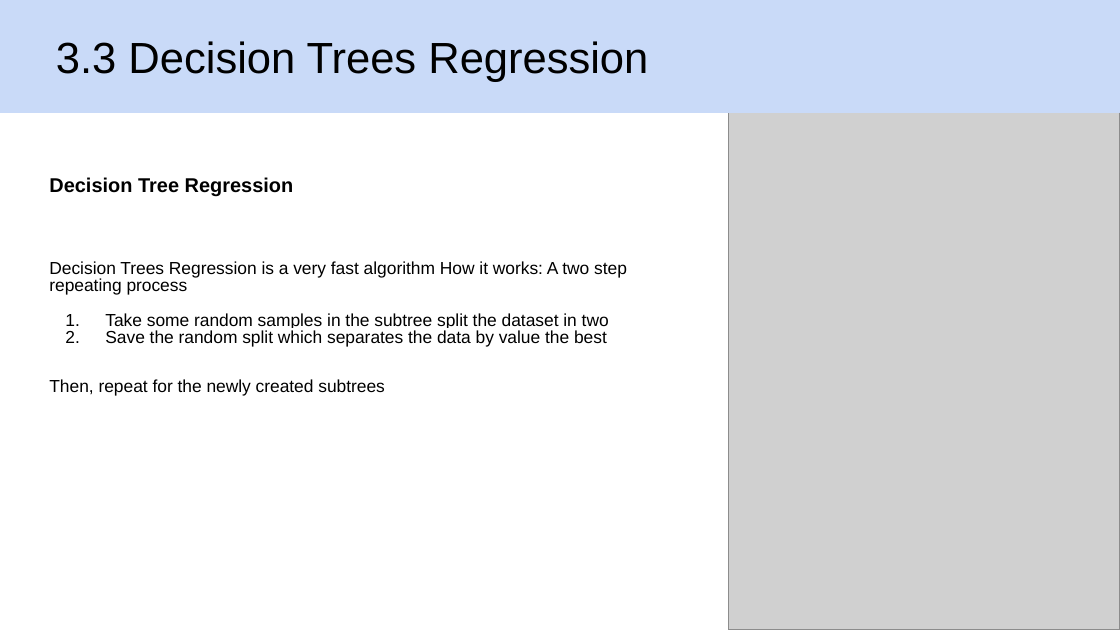
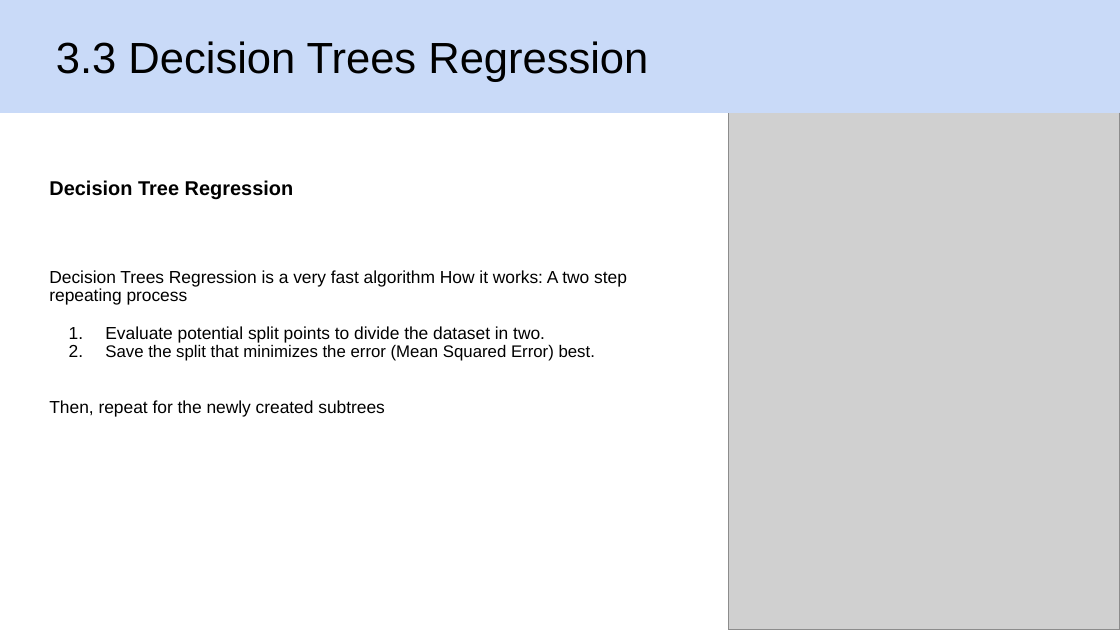
Before and after one commit to zahariesergiu/ubb-sociology-ml, a slide deck: slide 9 of Lecture_3_Linear_Regression_Decision_Trees/Lecture_3_Linear_Regression_Decision_Trees.pptx. Drawn at 1120x630 pixels with LibreOffice and Linux fonts; fonts in the diff are those of the drawing; grey boxes stand for pictures. Boxes give left, top, right and bottom in pixels: in the first picture for what was removed or moved away, otherwise in the second. Text is boxed around its words. In the diff, an @@ line names an element or a change of style, - is before the commit and + after.

Commit message:
Fix decision trees CART - steps  slide Lecture3

```diff
--- a/Lecture_3_Linear_Regression_Decision_Trees/Lecture_3_Linear_Regression_Decision_Trees.pptx
+++ b/Lecture_3_Linear_Regression_Decision_Trees/Lecture_3_Linear_Regression_Decision_Trees.pptx
@@ text at (49, 180, 627, 416): line spacing 0.8 to 0.9 @@
@@ text at (105, 326, 595, 361): text changed; size 11.2 to 10.8 pt @@
-1. Take some random samples in the subtree split the dataset in two
-2. Save the random split which separates the data by value the best
+1. Evaluate potential split points to divide the dataset in two.
+2. Save the split that minimizes the error (Mean Squared Error) best.
```
Also in this commit, not shown: 2 other slides changed, 1 other file.
